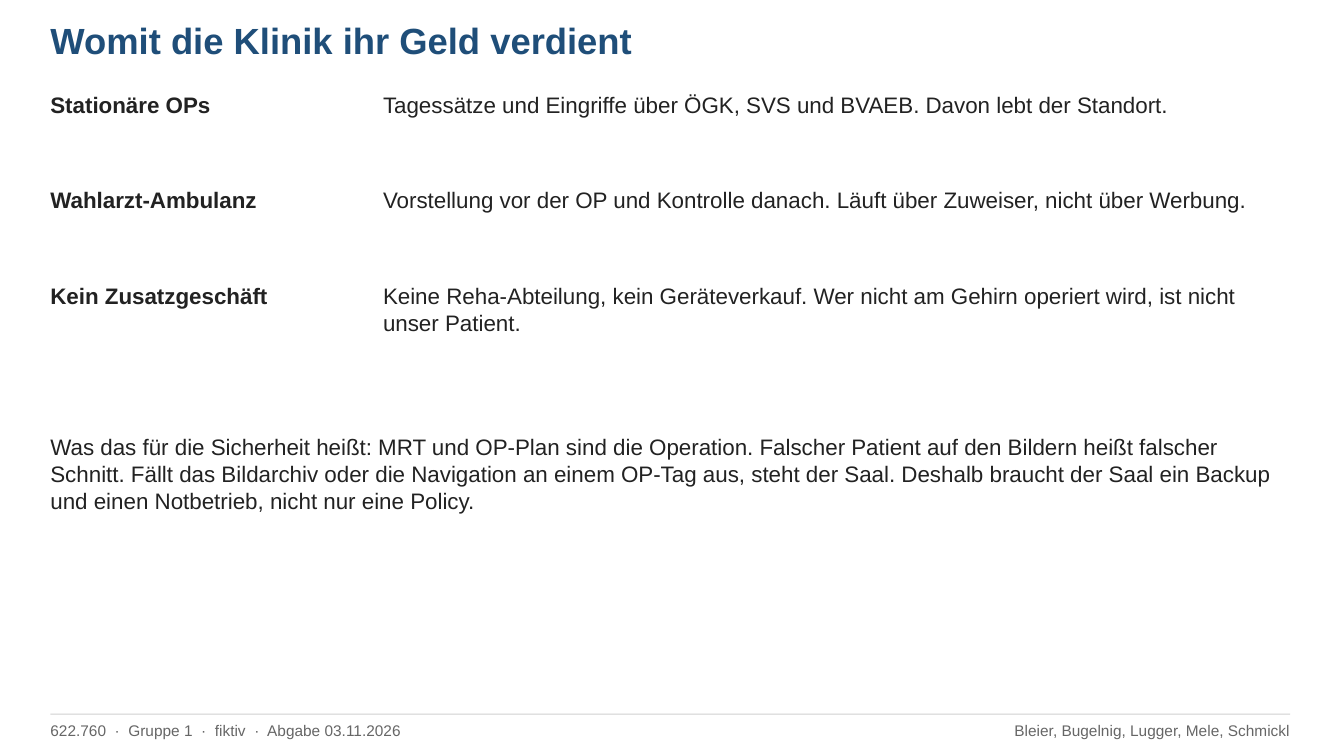
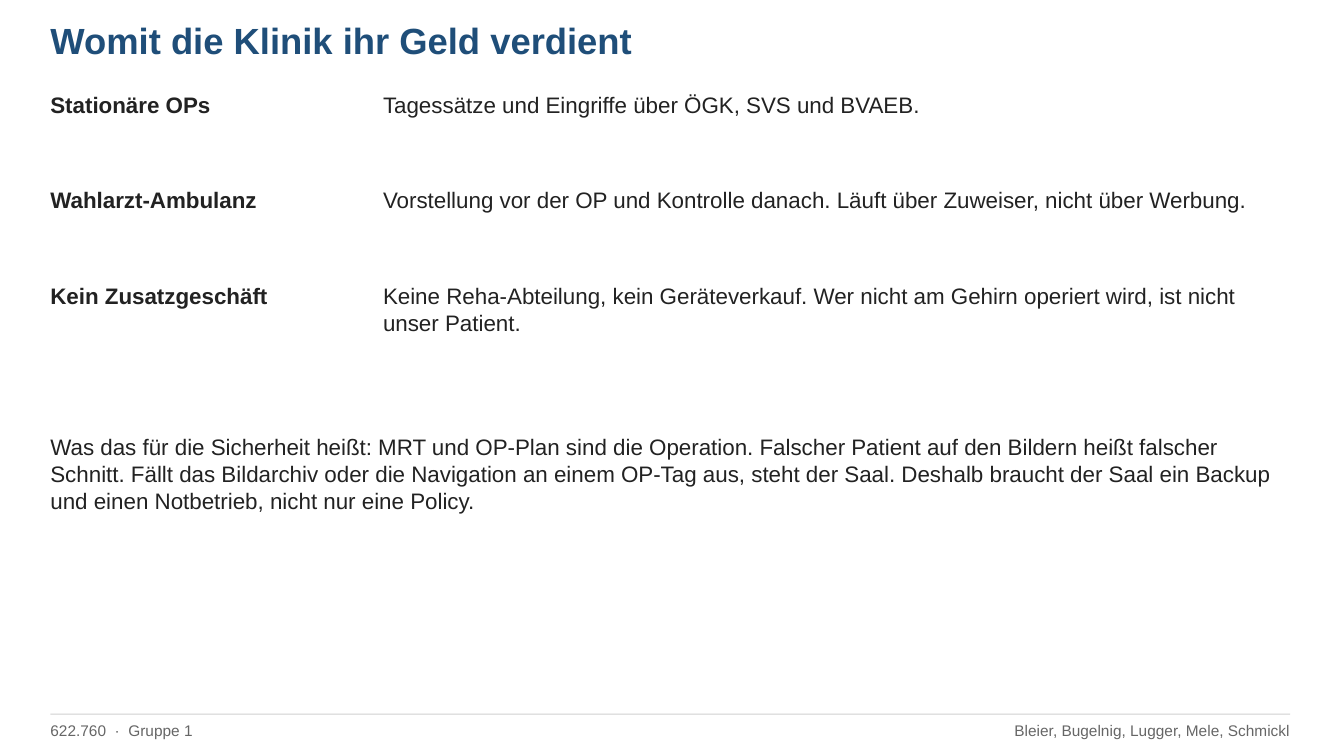
Before and after one commit to raphaelbleier/aau_26W_bleier, a slide deck: slide 2 of Informationssicherheitsmanagement/gruppenarbeit1/Gruppenarbeit1_Informationssicherheitsstrategie.pptx. Drawn at 1344x756 pixels with LibreOffice and Linux fonts; fonts in the diff are those of the drawing. Boxes give left, top, right and bottom in pixels: in the first picture for what was removed or moved away, otherwise in the second. Text is boxed around its words. In the diff, an @@ line names an element or a change of style, - is before the commit and + after.

Commit message:
docs(ism): tighten clinic slide wording

```diff
--- a/Informationssicherheitsmanagement/gruppenarbeit1/Gruppenarbeit1_Informationssicherheitsstrategie.pptx
+++ b/Informationssicherheitsmanagement/gruppenarbeit1/Gruppenarbeit1_Informationssicherheitsstrategie.pptx
@@ text at (x1=383, y1=95, x2=919, y2=118): text changed @@
-Tagessätze und Eingriffe über ÖGK, SVS und BVAEB. Davon lebt der Standort.
+Tagessätze und Eingriffe über ÖGK, SVS und BVAEB.
@@ text at (x1=50, y1=725, x2=193, y2=739): text changed @@
-622.760 · Gruppe 1 · fiktiv · Abgabe 03.11.2026
+622.760 · Gruppe 1
```
Also in this commit, not shown: 3 other slides changed.
